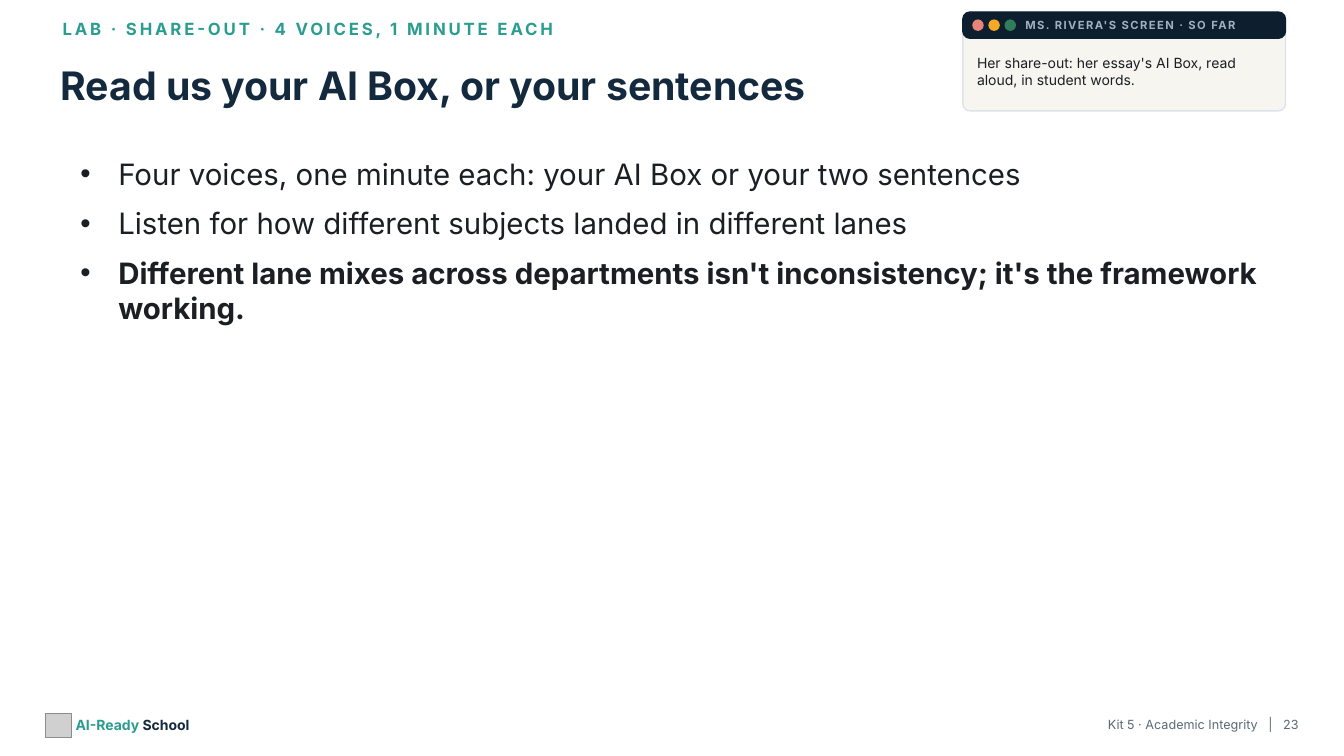
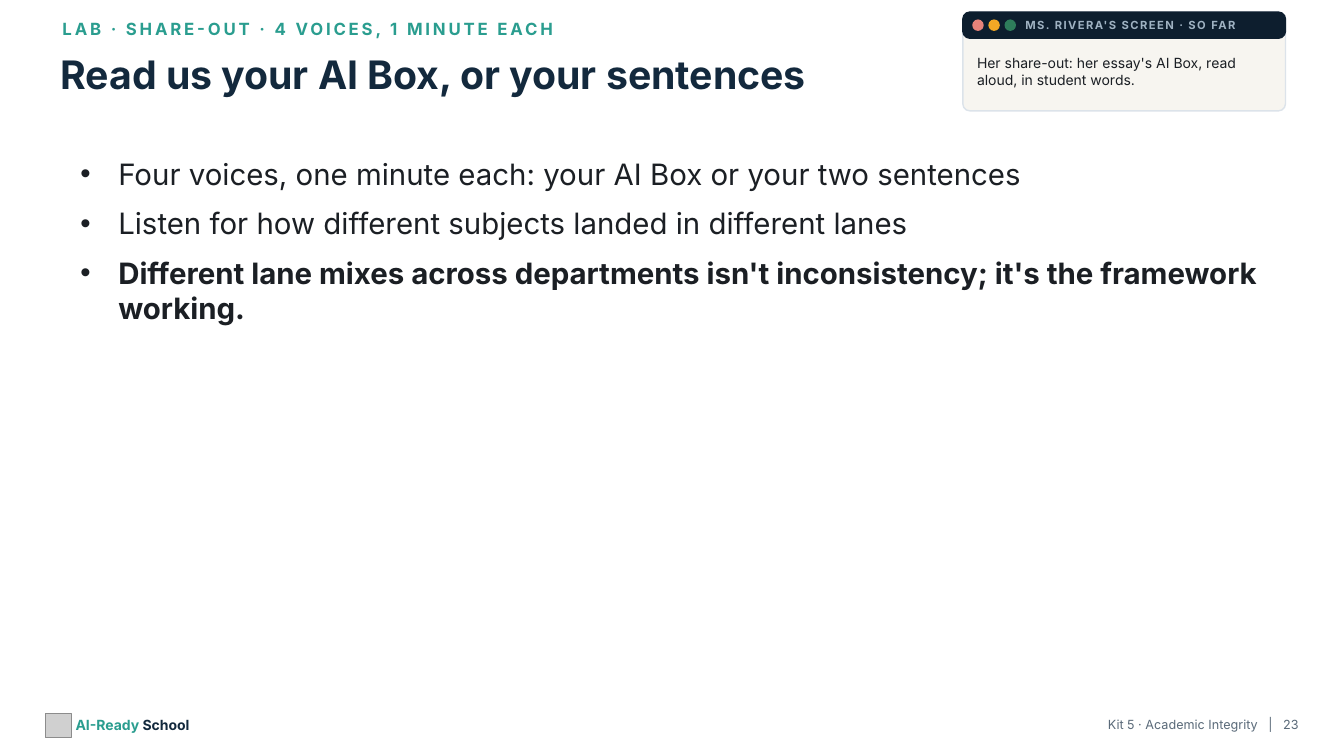
Before and after one commit to aspinozzi1/Ai-School-Ready, a slide deck: slide 23 of kits/kit05/Kit05_PresentationDeck.pptx. Drawn at 1344x756 pixels with LibreOffice and Linux fonts; fonts in the diff are those of the drawing; grey boxes stand for pictures. Boxes give left, top, right and bottom in pixels: in the first picture for what was removed or moved away, otherwise in the second. Text is boxed around its words. In the diff, an @@ line names an element or a change of style, - is before the commit and + after.

```diff
--- a/kits/kit05/Kit05_PresentationDeck.pptx
+++ b/kits/kit05/Kit05_PresentationDeck.pptx
@@ text "Read us your AI Box, ...": place and size @@
-text "Read us your AI Box, ..." at [60, 71, 806, 108]
+text "Read us your AI Box, ..." at [60, 60, 806, 97]
@@ text "Read us your AI Box, ..." at [60, 60, 806, 97]: vertical alignment middle to top @@
```
Also in this commit, not shown: 22 other slides changed, 20 other files.
